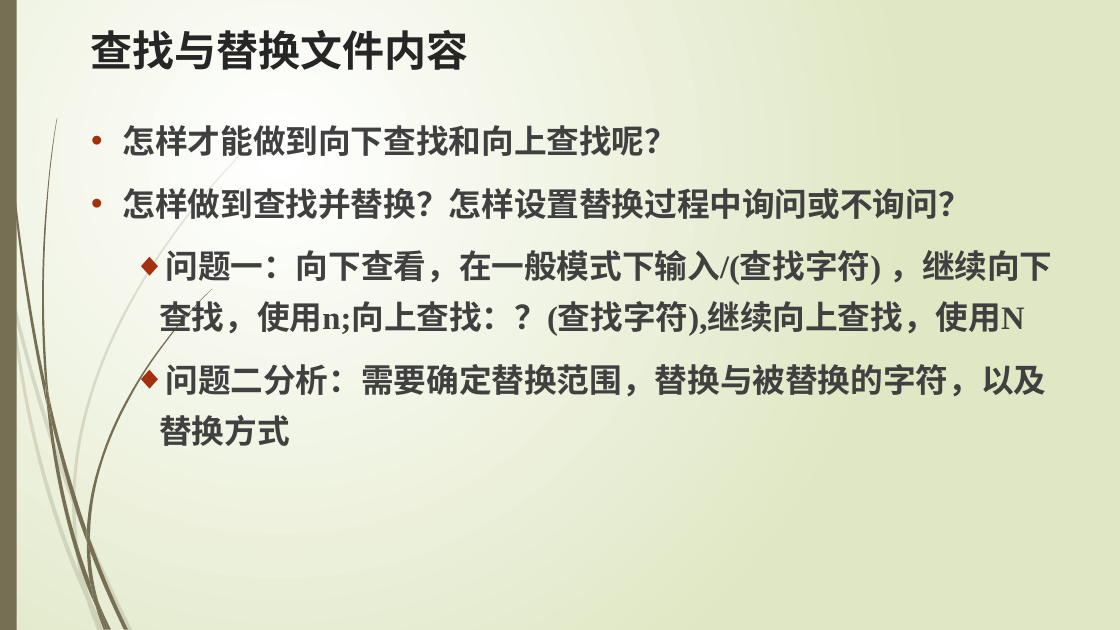
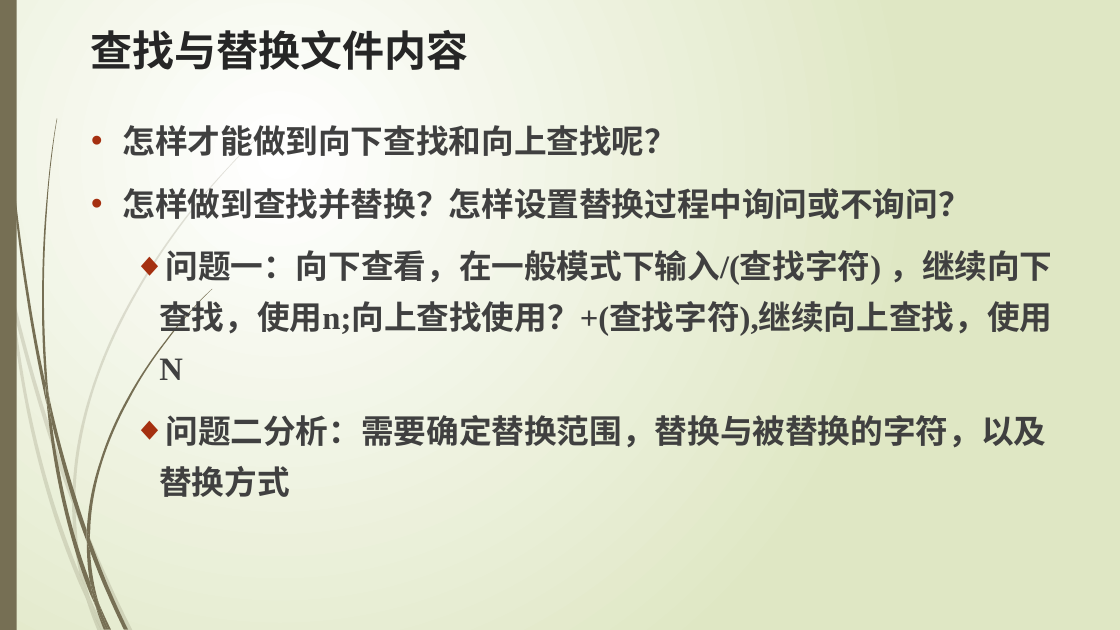
Before and after one commit to edu2act/course-testing-technique, a slide deck: slide 9 of PPT/4 vi Editor.pptx. Drawn at 1120x630 pixels with LibreOffice and Linux fonts; fonts in the diff are those of the drawing. Boxes give left, top, right and bottom in pixels: in the first picture for what was removed or moved away, otherwise in the second. Text is boxed around its words. In the diff, an @@ line names an element or a change of style, - is before the commit and + after.

```diff
--- a/PPT/4 vi Editor.pptx
+++ b/PPT/4 vi Editor.pptx
@@ text at (159,250,1052,380): text changed @@
-  ◆ 问题一：向下查看，在一般模式下输入/(查找字符) ，继续向下查找，使用n;向上查找：？(查找字符),继续向上查找，使用N
+  ◆ 问题一：向下查看，在一般模式下输入/(查找字符) ，继续向下查找，使用n;向上查找使用？+(查找字符),继续向上查找，使用N
```
Also in this commit, not shown: 5 other slides changed, 4 other files.
